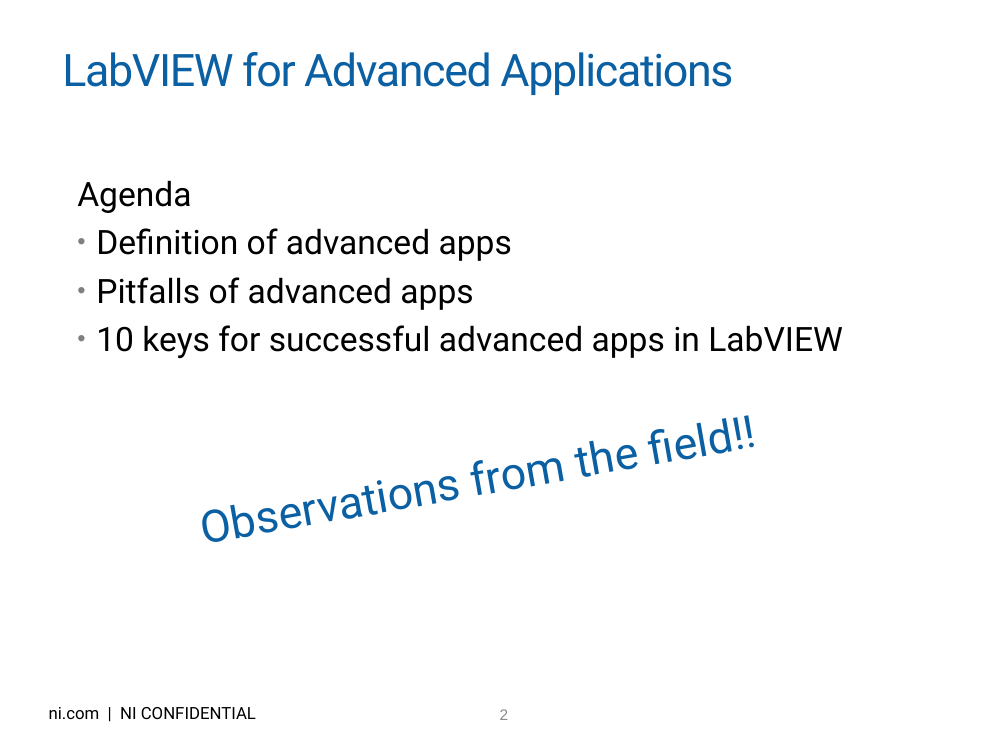
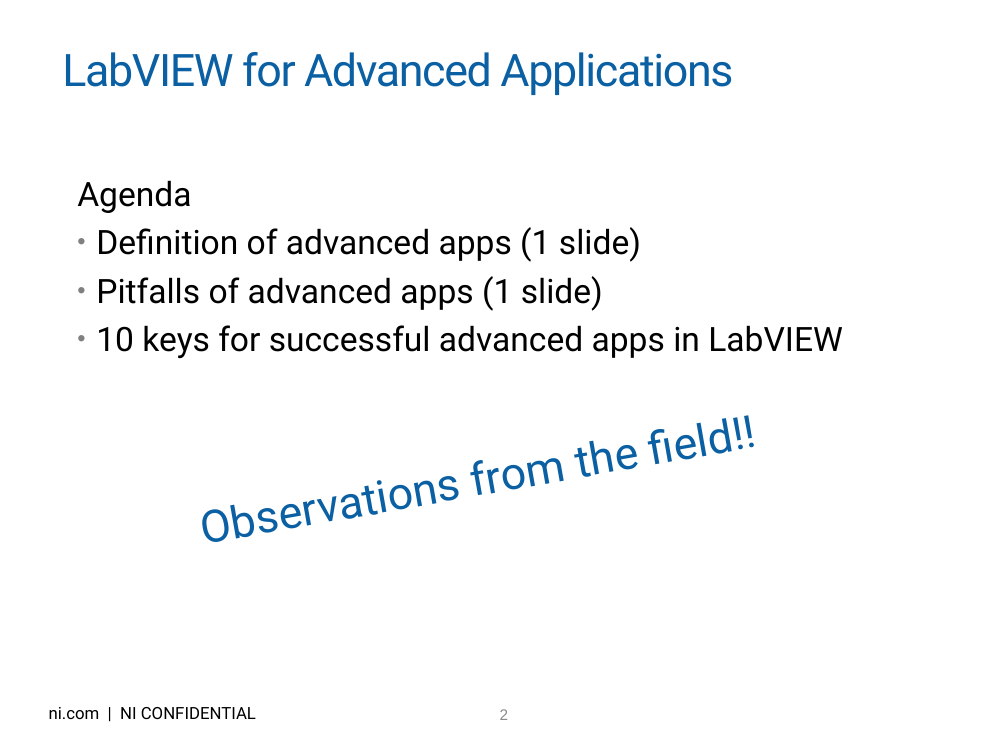
Before and after one commit to njhollenback/Presentations, a slide deck: slide 2 of LV for Advanced Apps - 10 Keys to Success.pptx. Drawn at 1008x756 pixels with LibreOffice and Linux fonts; fonts in the diff are those of the drawing; background and template pictures are left out. Boxes give left, top, right and bottom in pixels: in the first picture for what was removed or moved away, otherwise in the second. Text is boxed around its words. In the diff, an @@ line names an element or a change of style, - is before the commit and + after.

```diff
--- a/LV for Advanced Apps - 10 Keys to Success.pptx
+++ b/LV for Advanced Apps - 10 Keys to Success.pptx
@@ text at [96, 227, 641, 311]: text changed @@
-• Definition of advanced apps
-• Pitfalls of advanced apps
+• Definition of advanced apps (1 slide)
+• Pitfalls of advanced apps (1 slide)
```
Also in this commit, not shown: 7 other slides changed, 4 slides added, 3 slides removed.
